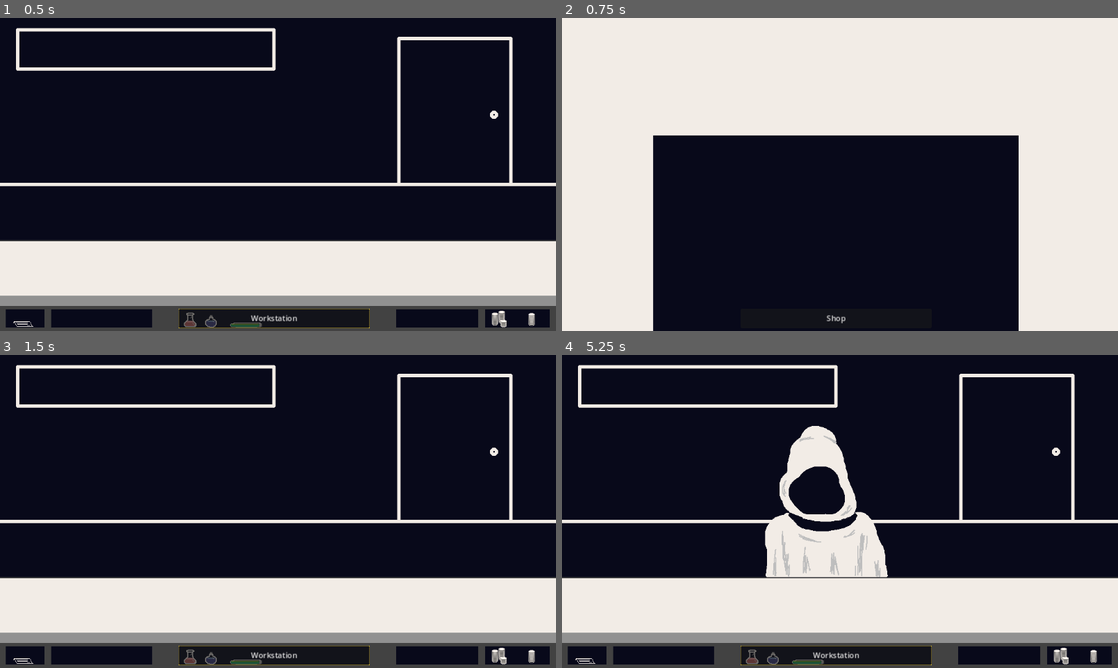
Above: before the commit, frames 1-4 (two rows, left to right).
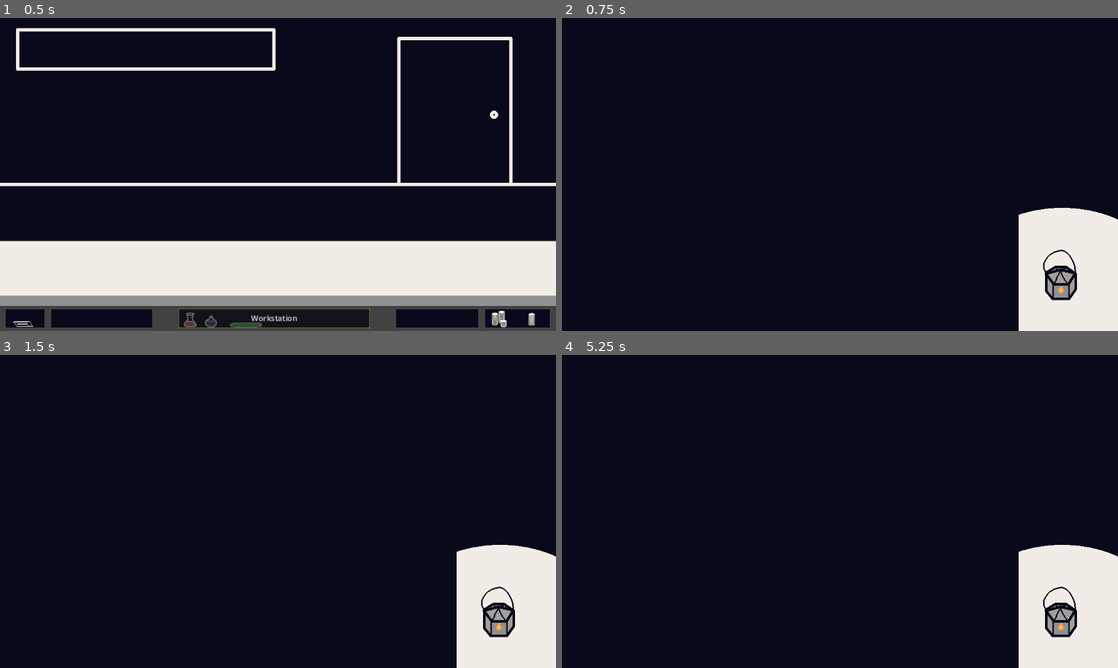
Above: after the commit, the same moments.

Repository: slowstate/blackout-brewery
Game: Godot game, scene res://scenes/main.tscn
The game is run twice, just before and just after one commit, with the same random seed, the same clock (stepped at 60 frames per second) and the same inputs.
Inputs (mouse positions are in pixels of both pictures, inside the frame that each line leads up to):
- Up to frame 1 (0.5 s): no input
- Up to frame 2 (0.75 s): click "Workstation" at 0.5 s
- Up to frame 3 (1.5 s): click (272, 655) at 1.25 s, where only the run before the commit has a clickable "Shop"
- Up to frame 4 (5.25 s): click (834, 655) at 2 s, where only the run before the commit has a clickable "Workstation"; click (834, 655) at 2.75 s, where only the run before the commit has a clickable "Shop"; click (834, 655) at 3.5 s, where only the run before the commit has a clickable "Workstation"; click (834, 655) at 4.25 s, where only the run before the commit has a clickable "Shop"; tap Enter at 5 s; move the mouse to (962, 495) at 5.02 s; press the mouse at (962, 495) at 5.03 s

Frame 1 is identical in both runs. In frame 2, 53% of the frame differs, in the area x 0-100%, y 0-100%; in frame 3, 28%; in frame 4, 33%.

Commit message:
Lamp Mechanics
Set up main mechanics

Diff:
--- a/project.godot
+++ b/project.godot
@@ -18,3 +18,15 @@
 [display]
 
 window/stretch/mode="canvas_items"
+
+[dotnet]
+
+project/assembly_name="Pirate-software-game-jam-15-test"
+
+[input]
+
+Mouse_Button={
+"deadzone": 0.5,
+"events": [Object(InputEventMouseButton,"resource_local_to_scene":false,"resource_name":"","device":-1,"window_id":0,"alt_pressed":false,"shift_pressed":false,"ctrl_pressed":false,"meta_pressed":false,"button_mask":1,"position":Vector2(127, 19),"global_position":Vector2(131, 60),"factor":1.0,"button_index":1,"canceled":false,"pressed":true,"double_click":false,"script":null)
+]
+}
--- a/scenes/lamp.tscn
+++ b/scenes/lamp.tscn
@@ -1,3 +1,27 @@
-[gd_scene format=3 uid="uid://edhssintvnyi"]
+[gd_scene load_steps=4 format=3 uid="uid://edhssintvnyi"]
 
-[node name="Lamp" type="Node2D"]
+[ext_resource type="Script" path="res://scripts/lamp.gd" id="1_58b5m"]
+[ext_resource type="Texture2D" uid="uid://cwd5244x7sg1l" path="res://assets/lamp/lamp.png" id="1_a31gl"]
+
+[sub_resource type="CapsuleShape2D" id="CapsuleShape2D_fbauy"]
+radius = 36.0
+height = 106.0
+
+[node name="CharacterBody2D" type="CharacterBody2D"]
+script = ExtResource("1_58b5m")
+
+[node name="Sprite2D" type="Sprite2D" parent="."]
+texture = ExtResource("1_a31gl")
+
+[node name="DraggableArea" type="Area2D" parent="."]
+position = Vector2(2, -1)
+
+[node name="CollisionShape2D" type="CollisionShape2D" parent="DraggableArea"]
+position = Vector2(-28, -21)
+shape = SubResource("CapsuleShape2D_fbauy")
+
+[node name="CollisionShape2D" type="CollisionShape2D" parent="."]
+shape = SubResource("CapsuleShape2D_fbauy")
+
+[connection signal="body_entered" from="DraggableArea" to="." method="_on_draggable_area_body_entered"]
+[connection signal="body_exited" from="DraggableArea" to="." method="_on_draggable_area_body_exited"]
--- a/scenes/workstation.tscn
+++ b/scenes/workstation.tscn
@@ -5,19 +5,24 @@
 [ext_resource type="PackedScene" uid="uid://edhssintvnyi" path="res://scenes/lamp.tscn" id="1_wfciu"]
 
 [node name="Workstation" type="Node2D"]
+z_index = -100
 script = ExtResource("1_gyorl")
 
 [node name="Sprite2D" type="Sprite2D" parent="."]
 texture = ExtResource("1_lemh7")
 
-[node name="Lamp" parent="." instance=ExtResource("1_wfciu")]
+[node name="Button" type="Button" parent="."]
+offset_left = -146.0
+offset_top = 618.0
+offset_right = 250.0
+offset_bottom = 658.0
+text = "Shop"
 
-[node name="Button" type="Button" parent="."]
-offset_left = -206.0
-offset_top = 278.0
-offset_right = 190.0
-offset_bottom = 318.0
-text = "Shop"
+[node name="Node" type="Node" parent="."]
+
+[node name="CharacterBody2D" parent="Node" instance=ExtResource("1_wfciu")]
+z_index = -50
+position = Vector2(484, 231)
 
 [connection signal="workstationButtonPressed" from="." to="." method="_on_workstation_button_pressed"]
 [connection signal="pressed" from="Button" to="." method="_on_button_pressed"]
--- /dev/null
+++ b/scripts/lamp.gd
@@ -0,0 +1,27 @@
+extends CharacterBody2D
+
+var is_dragging = false
+var offset: Vector2
+var mouse_in = false
+
+func _process(delta):
+	if mouse_in:
+		if Input.is_action_just_pressed("Mouse_Button") and not is_dragging:
+			offset = get_global_mouse_position() - global_position
+			is_dragging = true
+
+		if Input.is_action_pressed("Mouse_Button") and is_dragging:
+			global_position = get_global_mouse_position() - offset
+		elif Input.is_action_just_released("Mouse_Button"):
+			is_dragging = false
+
+func _on_draggable_area_body_entered(body):
+	if body == self:
+		mouse_in = true
+
+
+
+func _on_draggable_area_body_exited(body):
+	if body == self:
+		mouse_in = false
+		is_dragging = false
Binary file added: assets/lamp/lamp.png
Not shown, added: assets/lamp/lamp.png.import
